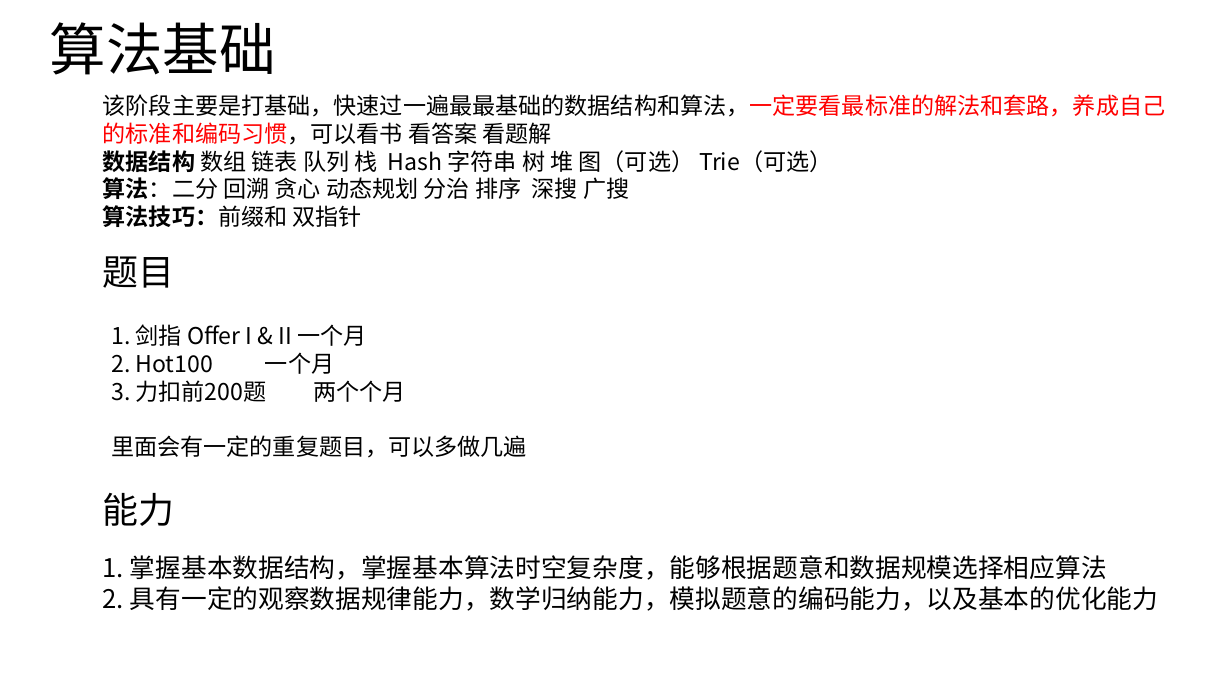
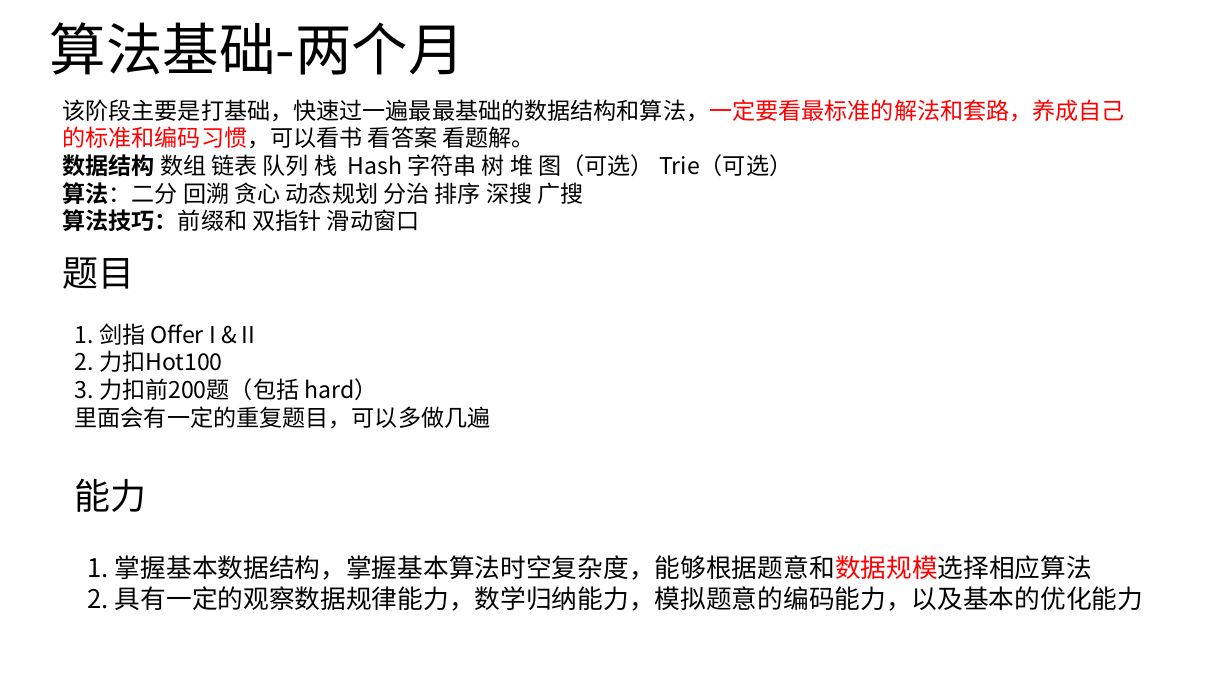
Before and after one commit to aiwujingxin/Algorithms, a slide deck: slide 1 of xmind/刷题指南.pptx. Drawn at 1232x693 pixels with LibreOffice and Linux fonts; fonts in the diff are those of the drawing. Boxes give left, top, right and bottom in pixels: in the first picture for what was removed or moved away, otherwise in the second. Text is boxed around its words. In the diff, an @@ line names an element or a change of style, - is before the commit and + after.

```diff
--- a/xmind/刷题指南.pptx
+++ b/xmind/刷题指南.pptx
@@ text at box(50, 22, 465, 75): text changed @@
-算法基础
+算法基础-两个月
@@ text at box(62, 99, 1125, 231): text changed @@
-该阶段主要是打基础，快速过一遍最最基础的数据结构和算法，一定要看最标准的解法和套路，养成自己的标准和编码习惯，可以看书 看答案 看题解
-数据结构 数组 链表 队列 栈 Hash 字符串 树 堆 图（可选） Trie（可选）
-算法：二分 回溯 贪心 动态规划 分治 排序 深搜 广搜
-算法技巧：前缀和 双指针
+该阶段主要是打基础，快速过一遍最最基础的数据结构和算法，一定要看最标准的解法和套路，养成自己的标准和编码习惯，可以看书 看答案 看题解。
+数据结构 数组 链表 队列 栈 Hash 字符串 树 堆 图（可选） Trie（可选）
+算法：二分 回溯 贪心 动态规划 分治 排序 深搜 广搜
+算法技巧：前缀和 双指针 滑动窗口
@@ text "题目": place and size @@
-text "题目" at box(103, 256, 175, 288)
+text "题目" at box(62, 257, 134, 289)
@@ text at box(75, 323, 491, 429): text changed @@
-1. 剑指 Offer I & II 一个月
-2. Hot100 一个月
-3. 力扣前200题 两个个月
-里面会有一定的重复题目，可以多做几遍
+1. 剑指 Offer I & II
+2. 力扣Hot100
+3. 力扣前200题（包括 hard）
+里面会有一定的重复题目，可以多做几遍
@@ text "能力": place and size @@
-text "能力" at box(103, 493, 175, 526)
+text "能力" at box(75, 479, 147, 512)
@@ text "1. 掌握基本数据结构，掌握基本算法时空复杂度，能够根据题意和数据规模选择相应算法 2. 具有一定的观察数据规律能力，数 ...": place and size @@
-text "1. 掌握基本数据结构，掌握基本算法时空复杂度，能够根据题意和数据规模选择相应算法 2. 具有一定的观察数据规律能力，数 ..." at box(103, 555, 1158, 611)
+text "1. 掌握基本数据结构，掌握基本算法时空复杂度，能够根据题意和数据规模选择相应算法 2. 具有一定的观察数据规律能力，数 ..." at box(88, 555, 1143, 611)
@@ text "1. 掌握基本数据结构，掌握基本算法时空复杂度，能够根据题意和数据规模选择相应算法 2. 具有一定的观察数据规律能力，数 ..." at box(88, 555, 1143, 611): text colour #000000 to #FF0000 in "掌握基本数据结构，掌握基本算法时空复杂度，能够根据题意和数据规模选择相应算法" @@
```
Also in this commit, not shown: 3 other slides changed, 1 slide added.
